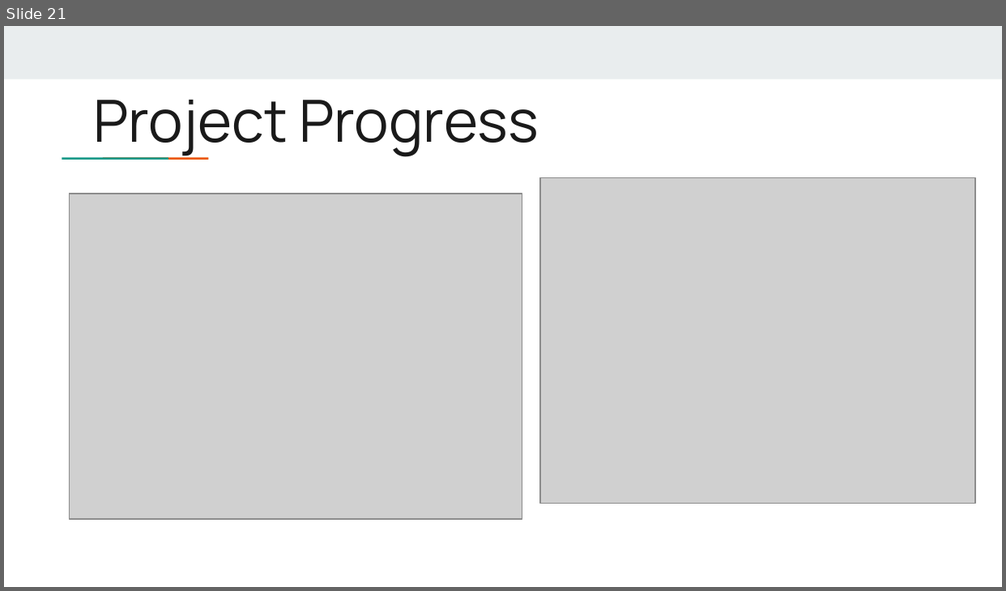
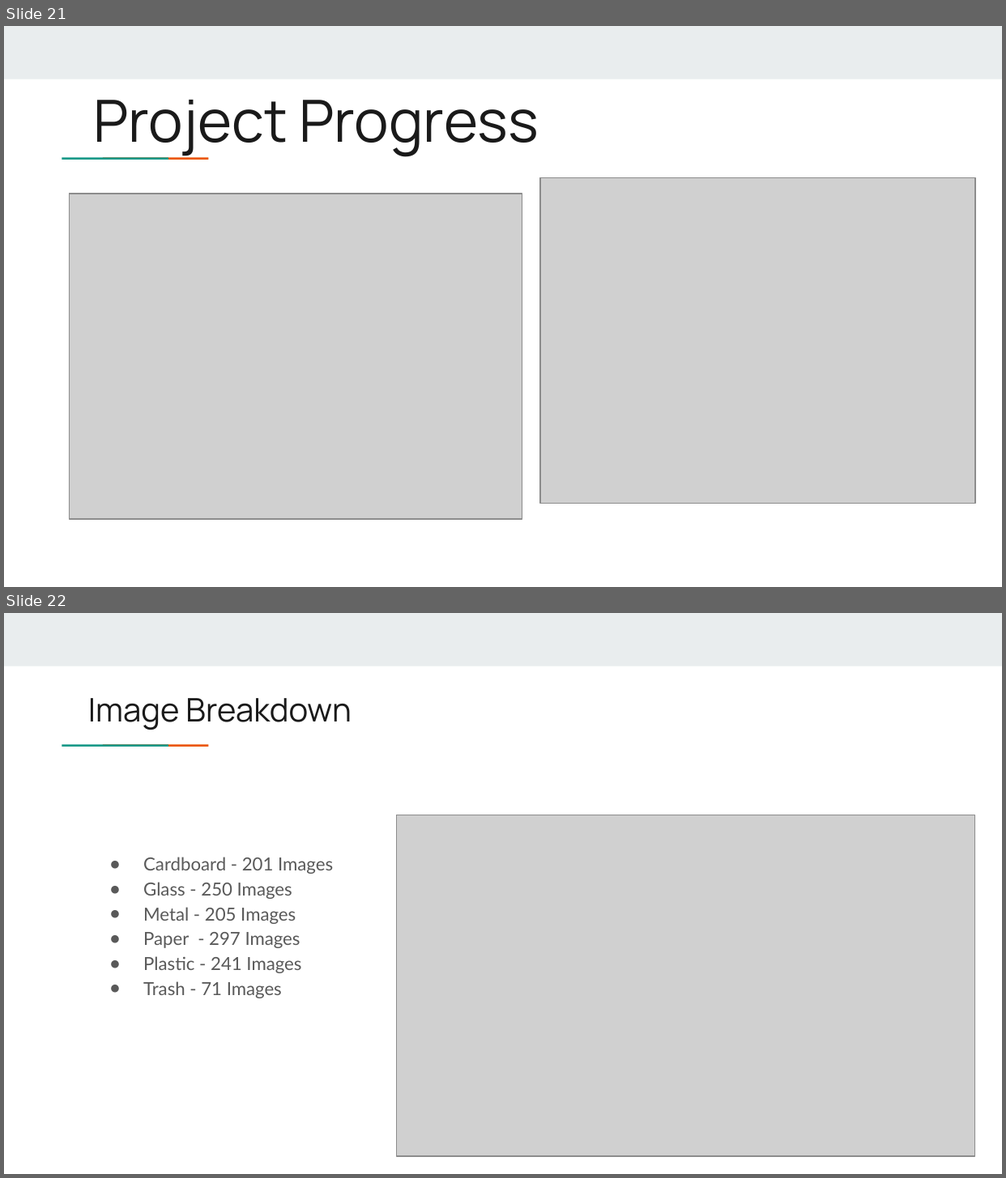
Before and after one commit to anku518/Re-sight-cle, a slide deck: ProjectDocs/Sprint 2/Squander_Deliverable 2.pptx. Shown one above the other, each under a label of ours: slide 21 before the commit, slides 21 and 22 after it. The pictures are 1006x591 and 1006x1178 pixels, drawn with LibreOffice and Linux fonts; fonts in the diff are those of the drawing; grey boxes stand for pictures. Boxes give left, top, right and bottom in pixels: in the first picture for what was removed or moved away, otherwise in the second. Text is boxed around its words. In the diff, an @@ line names an element or a change of style, - is before the commit and + after.

```diff
--- a/ProjectDocs/Sprint 2/Squander_Deliverable 2.pptx
+++ b/ProjectDocs/Sprint 2/Squander_Deliverable 2.pptx
@@ slide 22 added at bbox=[4, 613, 1002, 1174], background #FFFFFF; not listed: 3 template elements that a slide beside it also shows @@
@@ title added at bbox=[88, 698, 351, 730], 23.4 pt, text #1A1A1A @@
+Image Breakdown
@@ picture added at bbox=[396, 815, 975, 1157] @@
@@ text added at bbox=[143, 857, 333, 999], 13 pt, text #595959 @@
+● Cardboard - 201 Images
+● Glass - 250 Images
+● Metal - 205 Images
+● Paper - 297 Images
+● Plastic - 241 Images
+● Trash - 71 Images
```
Also in this commit, not shown: 1 other slide added, 1 other file.
